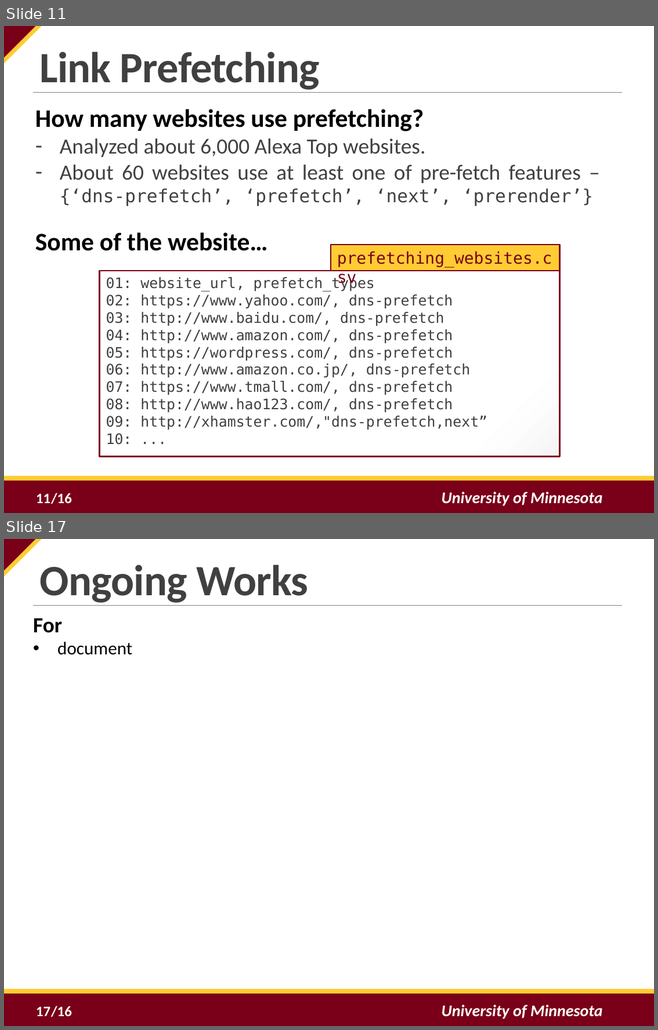
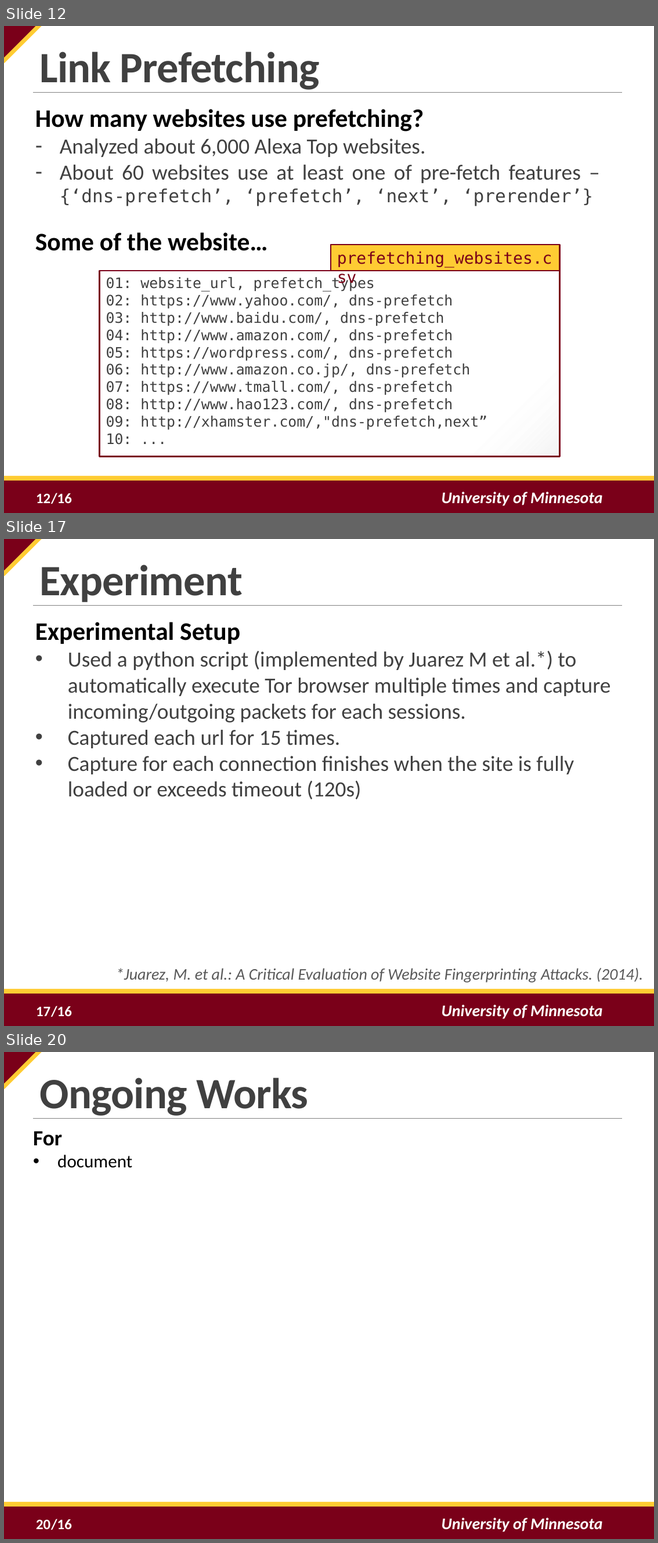
Before and after one commit to tj-byun/link-prefetching-website-fingerprinting-defense, a slide deck: final_presentation.pptx. Shown one above the other, each under a label of ours: slides 11 and 17 before the commit, slides 12, 17 and 20 after it; the slides between them are not shown. The pictures are 658x1030 and 658x1543 pixels, drawn with LibreOffice and Linux fonts; fonts in the diff are those of the drawing; background and template pictures are left out. Boxes give left, top, right and bottom in pixels: in the first picture for what was removed or moved away, otherwise in the second. Text is boxed around its words. In the diff, an @@ line names an element or a change of style, - is before the commit and + after.

Commit message:
Updated experiment section in the slide

```diff
--- a/final_presentation.pptx
+++ b/final_presentation.pptx
@@ slide 17 added at (4, 539, 654, 1026), background #FFFFFF; not listed: 6 template elements that a slide beside it also shows @@
@@ text added at (39, 565, 242, 606), 48 pt, text #404040, bold @@
+Experiment
@@ text added at (35, 622, 610, 799), 24 pt, text #404040 @@
+Experimental Setup
+• Used a python script (implemented by Juarez M et al.*) to automatically execute Tor browser multiple times and capture incoming/outgoing packets for each sessions.
+• Captured each url for 15 times.
+• Capture for each connection finishes when the site is fully loaded or exceeds timeout (120s)
@@ text added at (116, 968, 643, 983), 18 pt, text #595959, italic @@
+*Juarez, M. et al.: A Critical Evaluation of Website Fingerprinting Attacks. (2014).
@@ page number added at (36, 1007, 50, 1016), 16 pt, text #FFFFFF, bold @@
+17
@@ what was slide 11 is now slide 12 @@
@@ page number at (36, 493, 50, 503): text changed @@
-11
+12
@@ what was slide 17 is now slide 20 @@
@@ page number at (36, 1519, 50, 1529): text changed @@
-17
+20
```
Also in this commit, not shown: 6 slides changed, 3 other slides added, 1 other file.
